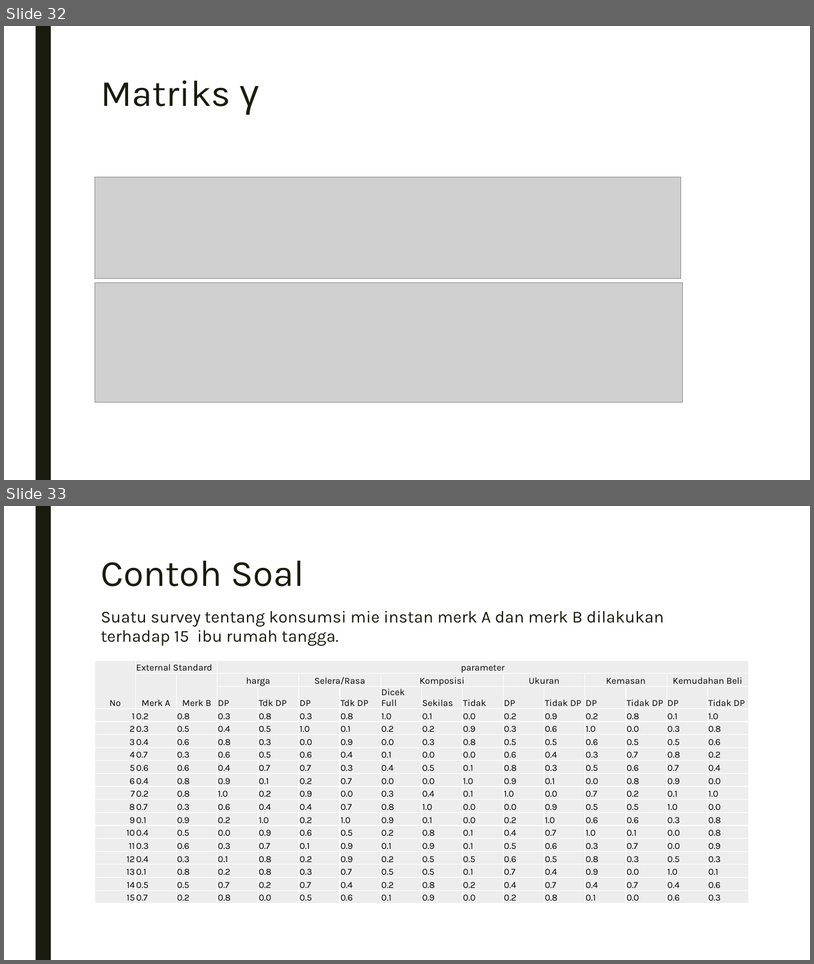
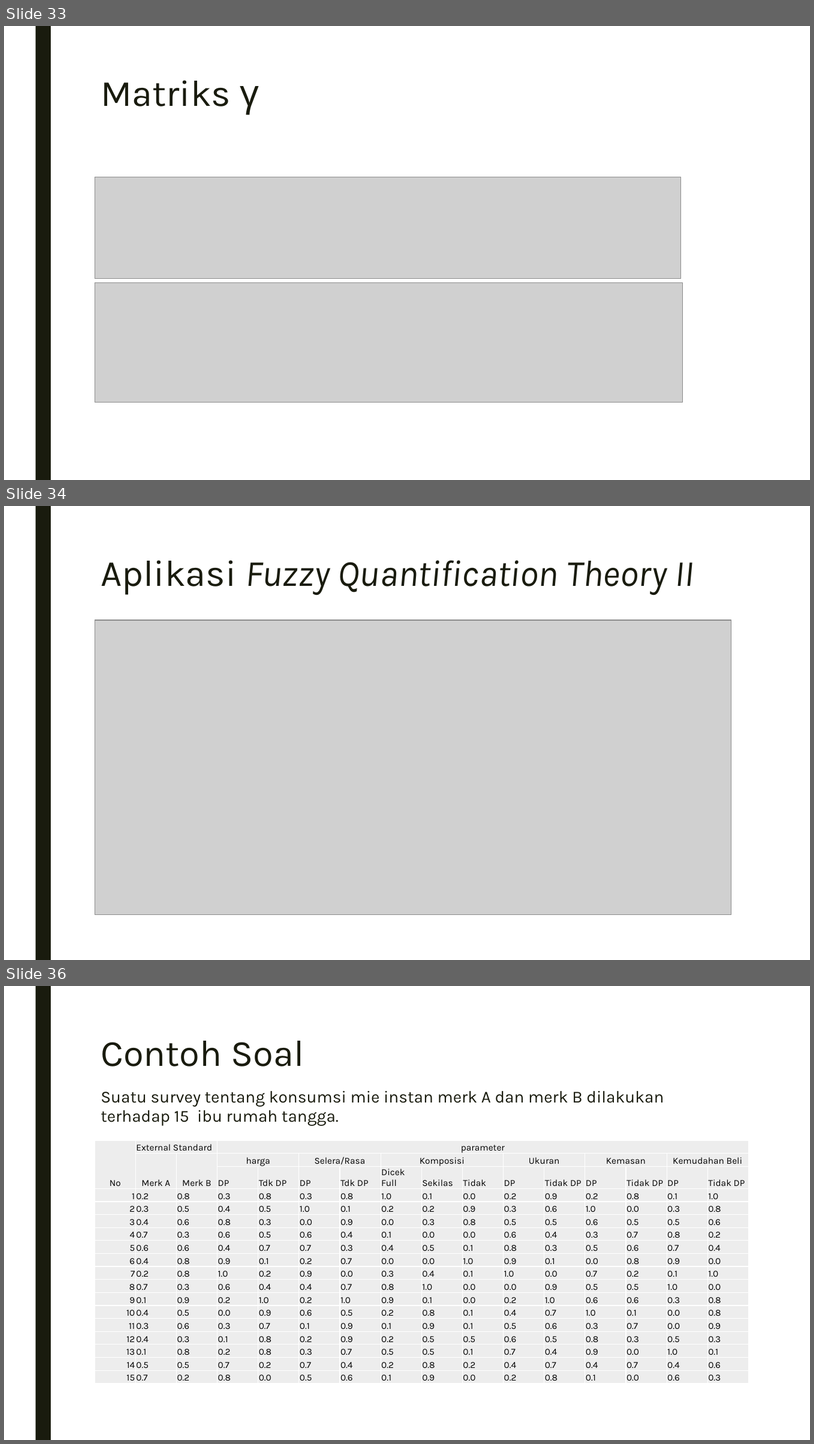
Before and after one commit to lol97/Puzzy, a slide deck: Fuzzy Quantification Theory.pptx. Shown one above the other, each under a label of ours: slides 32 and 33 before the commit, slides 33, 34 and 36 after it; the slides between them are not shown. The pictures are 814x964 and 814x1444 pixels, drawn with LibreOffice and Linux fonts; fonts in the diff are those of the drawing; grey boxes stand for pictures. Boxes give left, top, right and bottom in pixels: in the first picture for what was removed or moved away, otherwise in the second. Text is boxed around its words. In the diff, an @@ line names an element or a change of style, - is before the commit and + after.

Commit message:
finish

```diff
--- a/Fuzzy Quantification Theory.pptx
+++ b/Fuzzy Quantification Theory.pptx
@@ slide 34 added at <box>4,506,810,960</box>, background #FFFFFF; not listed: 1 template element that a slide beside it also shows @@
@@ title added at <box>101,560,694,595</box>, 44 pt, text #191B0E, italic @@
+Aplikasi Fuzzy Quantification Theory II
@@ picture added at <box>95,621,732,915</box> @@
@@ what was slide 32 is now slide 33 @@
@@ what was slide 33 is now slide 36 @@
```
Also in this commit, not shown: 3 slides changed, 4 other slides added, 2 slides removed.
